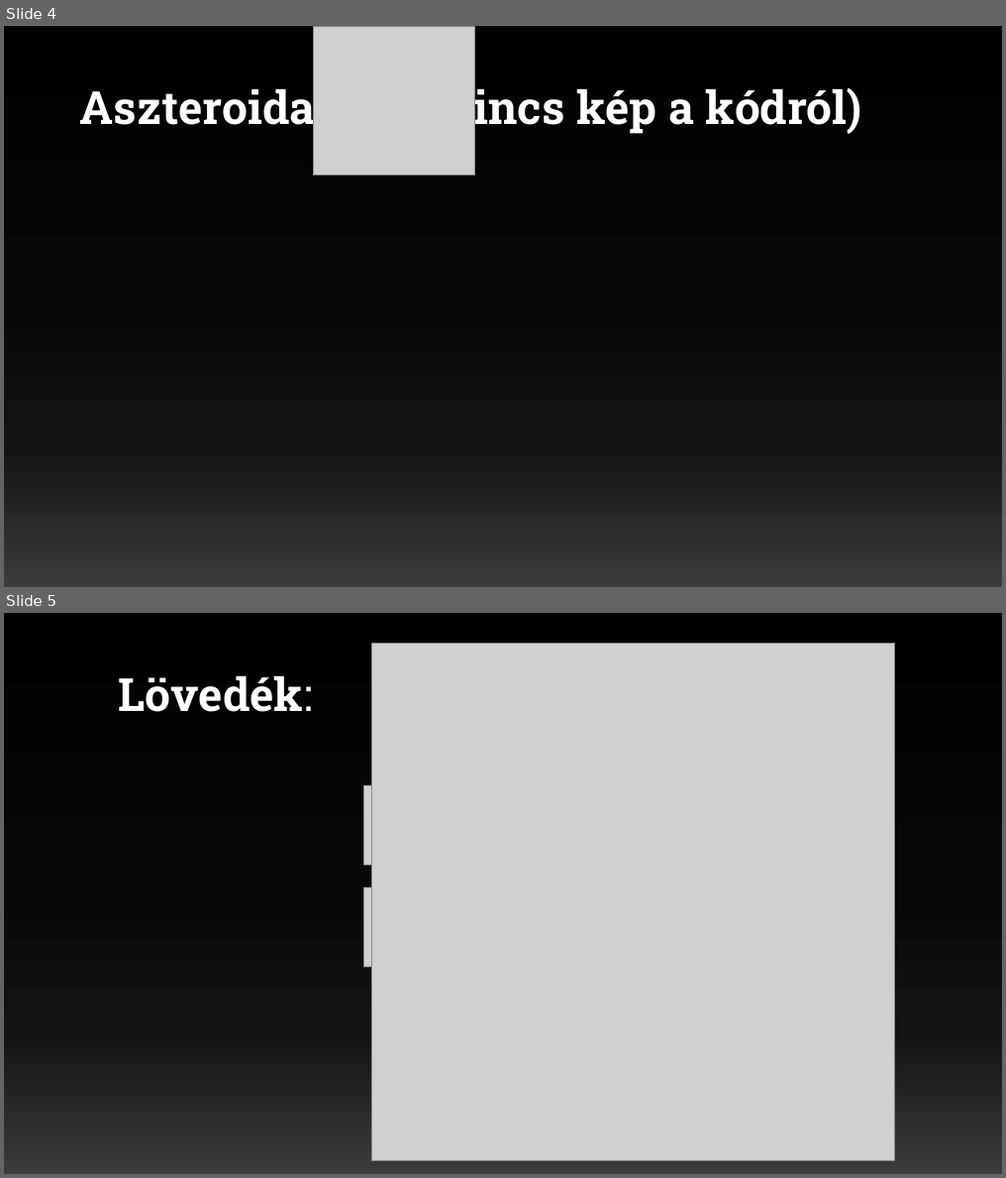
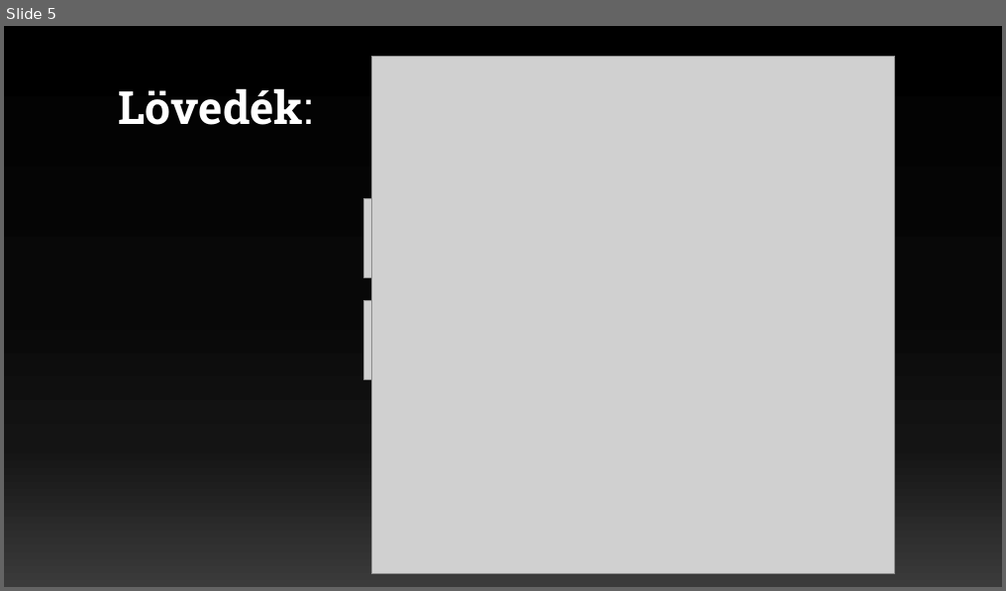
Before and after one commit to szollingerrajmund/SpaceHunter, a slide deck: PPT/Space Hunter.pptx. Shown one above the other, each under a label of ours: slides 4 and 5 before the commit, slide 5 after it. The pictures are 1006x1178 and 1006x591 pixels, drawn with LibreOffice and Linux fonts; fonts in the diff are those of the drawing; grey boxes stand for pictures. Boxes give left, top, right and bottom in pixels: in the first picture for what was removed or moved away, otherwise in the second. Text is boxed around its words. In the diff, an @@ line names an element or a change of style, - is before the commit and + after.

Commit message:
PPT

```diff
--- a/PPT/Space Hunter.pptx
+++ b/PPT/Space Hunter.pptx
@@ slide 4 removed at (4,26,1002,587), background gradient #000000 to #080808 to #141414 to #3B3B3B @@
@@ picture removed at (313,26,474,174) @@
@@ title removed at (80,83,862,136) @@
-Aszteroida:(még nincs kép a kódról)
```
Also in this commit, not shown: 2 slides changed, 1 slide added.
